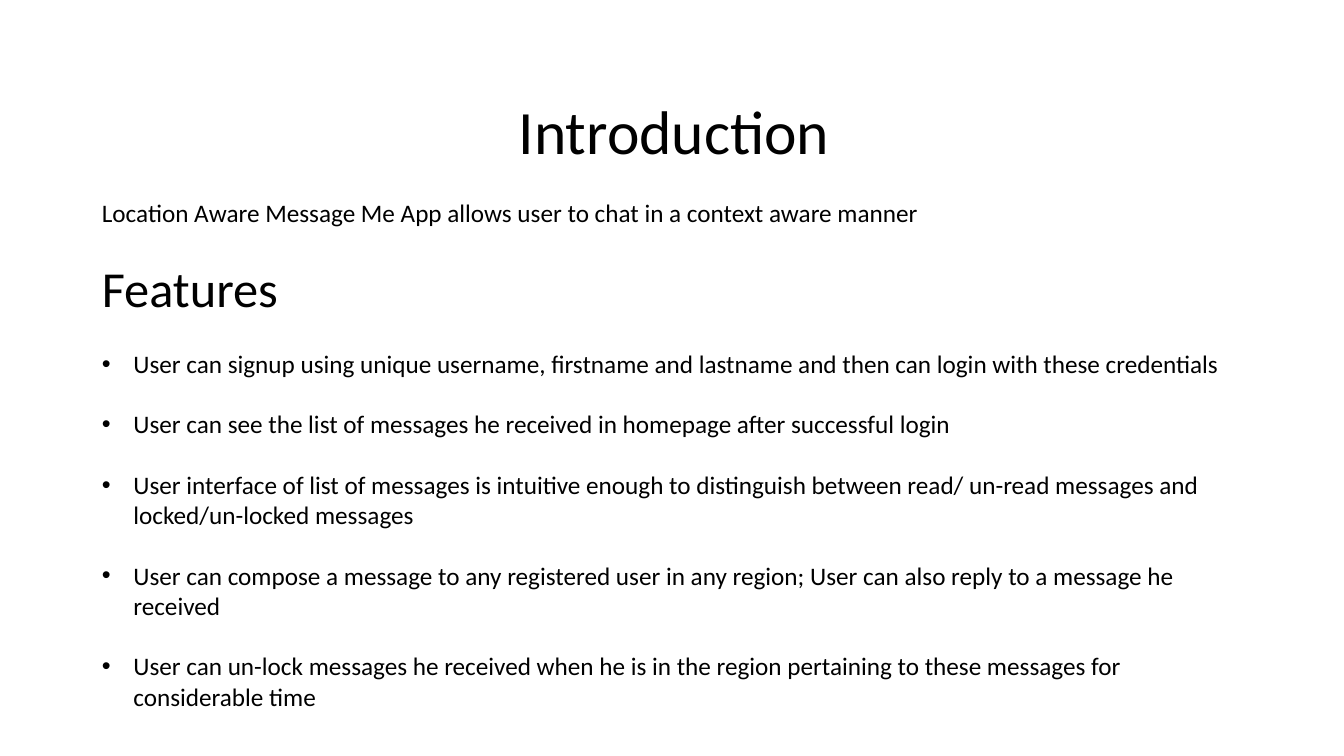
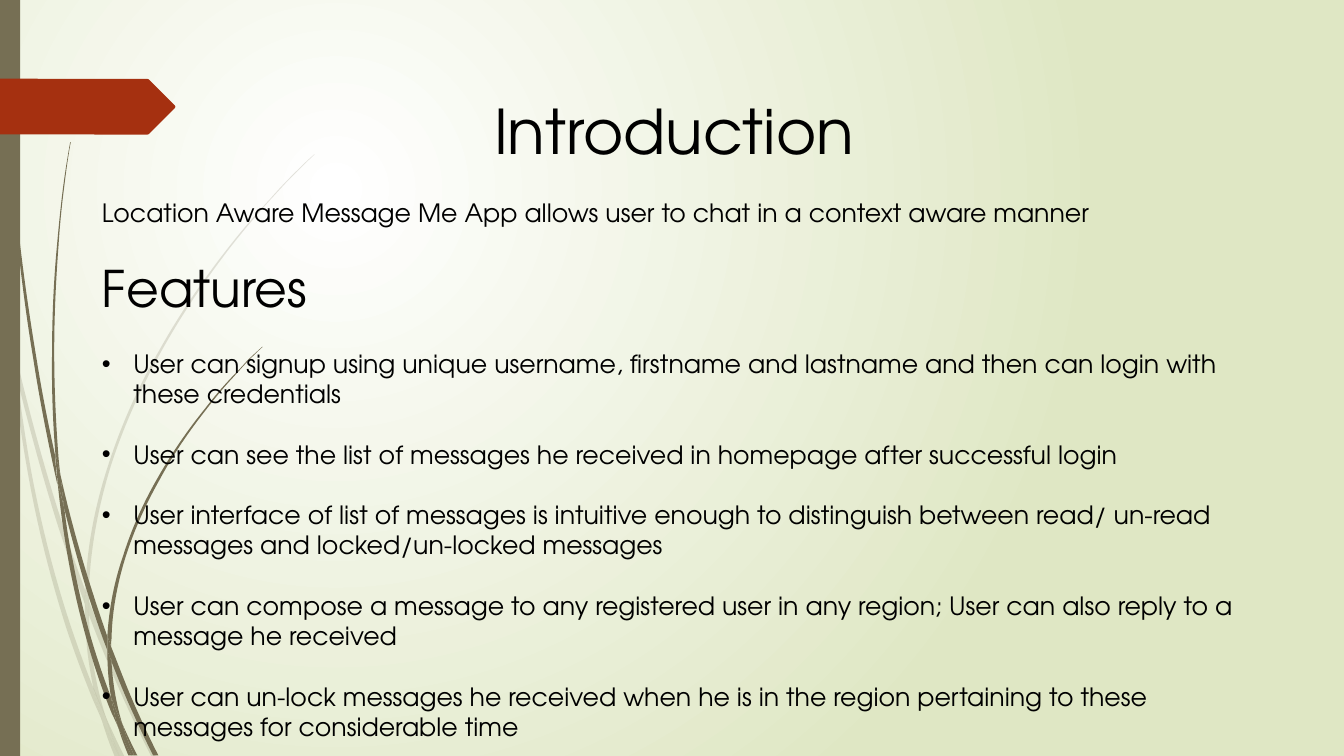
Before and after one commit to Ushaswini/Homework01-Group5, a slide deck: slide 2 of LocationAwareMessageMeApp.pptx. Drawn at 1344x756 pixels with LibreOffice and Linux fonts; fonts in the diff are those of the drawing. Boxes give left, top, right and bottom in pixels: in the first picture for what was removed or moved away, otherwise in the second. Text is boxed around its words. In the diff, an @@ line names an element or a change of style, - is before the commit and + after.

```diff
--- a/LocationAwareMessageMeApp.pptx
+++ b/LocationAwareMessageMeApp.pptx
@@ background #FFFFFF to gradient #FFFFFF to #DFE8C4 @@
@@ rectangle added at (0, 0, 20, 756), fill #766F54 @@
@@ freeform shape added at (0, 79, 175, 134), fill #A53010 @@
@@ text "Introduction" at (102, 108, 1232, 748): font Calibri to TeX Gyre Adventor @@
@@ group added at (0, 154, 315, 756): 10 freeform shapes @@
@@ group added at (3, 0, 262, 756): 12 freeform shapes @@
```
Also in this commit, not shown: 9 other slides changed.
